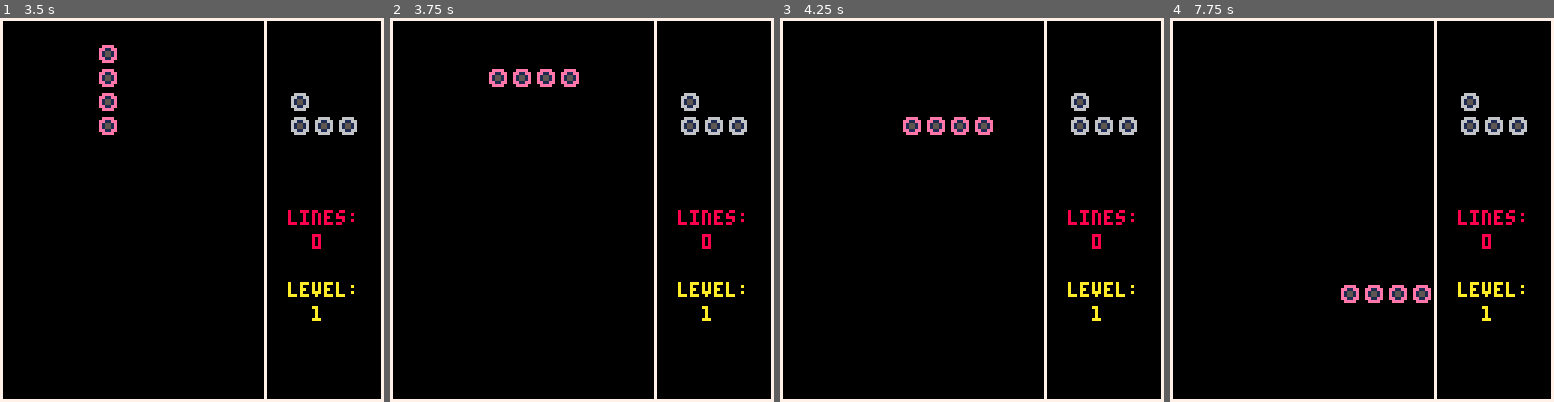
Above: before the commit, frames 1-4 (left to right).
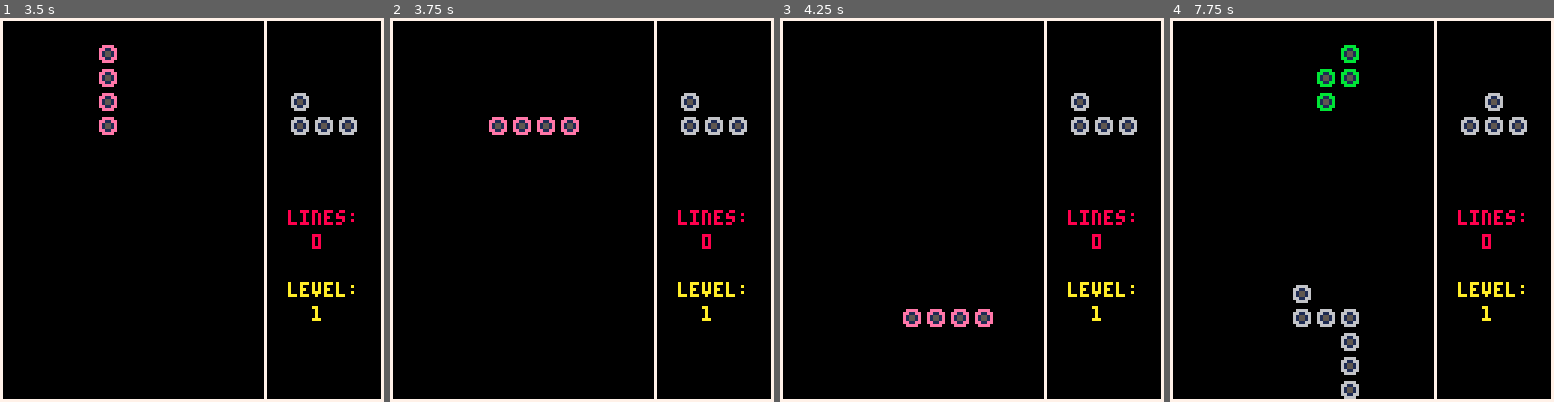
Above: after the commit, the same moments.

Repository: eduszesz/letris
Game: PICO-8 cartridge letris.p8
The game is run twice, just before and just after one commit, with the same random seed, the same clock (stepped at 60 frames per second) and the same inputs.
Inputs:
- Up to frame 1 (3.5 s): tap X (X key) at 0.33, 1.07, 1.85, 2.97 s; tap O (Z key) at 0.7, 1.7, 2.1, 2.5, 2.9, 3.3 s; hold Right 1.6-2.1 s; hold Up 2.15-2.42 s; hold Right 2.47-3.03 s; hold Left from 3.08 s (still down)
- Up to frame 2 (3.75 s): release Left at 3.58 s; hold Down from 3.63 s (still down); tap O (Z key) at 3.7 s
- Up to frame 3 (4.25 s): release Down at 3.97 s; hold Right from 4.02 s (still down); tap X (X key) at 4.08 s; tap O (Z key) at 4.1 s
- Up to frame 4 (7.75 s): tap O (Z key) every 0.4 s from 4.5 to 7.7 s; release Right at 4.68 s; hold Up 4.73-5.03 s; hold Left 5.08-5.68 s; tap X (X key) at 5.2, 6.32, 7.43 s; hold Down 5.73-6.03 s; hold Right 6.08-6.58 s; hold Right 6.63-7.13 s; hold Up 7.18-7.45 s; hold Right from 7.5 s (still down)

Frame 1 is identical in both runs. In frame 2, 1.6% of the frame differs, in the area x 25-50%, y 13-31%; in frame 3, 1.6%; in frame 4, 3.3%, in the area x 32-87%, y 7-100%.

Commit message:
down key drops pieces faster

Diff:
--- a/letris.p8
+++ b/letris.p8
@@ -55,7 +55,7 @@
 		end
 
 		if btn(3) and ft==0 then
-			rt=4
+			rt=1
 			sfx(3)
 		else
 			rt=nrt
Not shown, changed: letris_html/index.html
Not shown, changed: letris_html/letris.js
